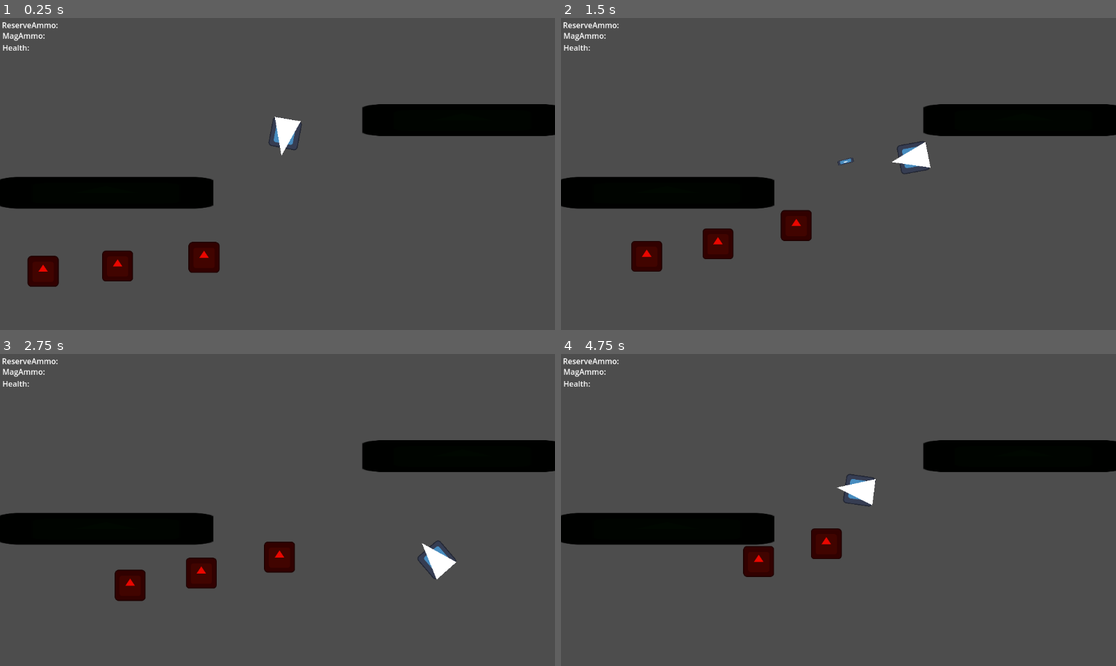
Above: before the commit, frames 1-4 (two rows, left to right).
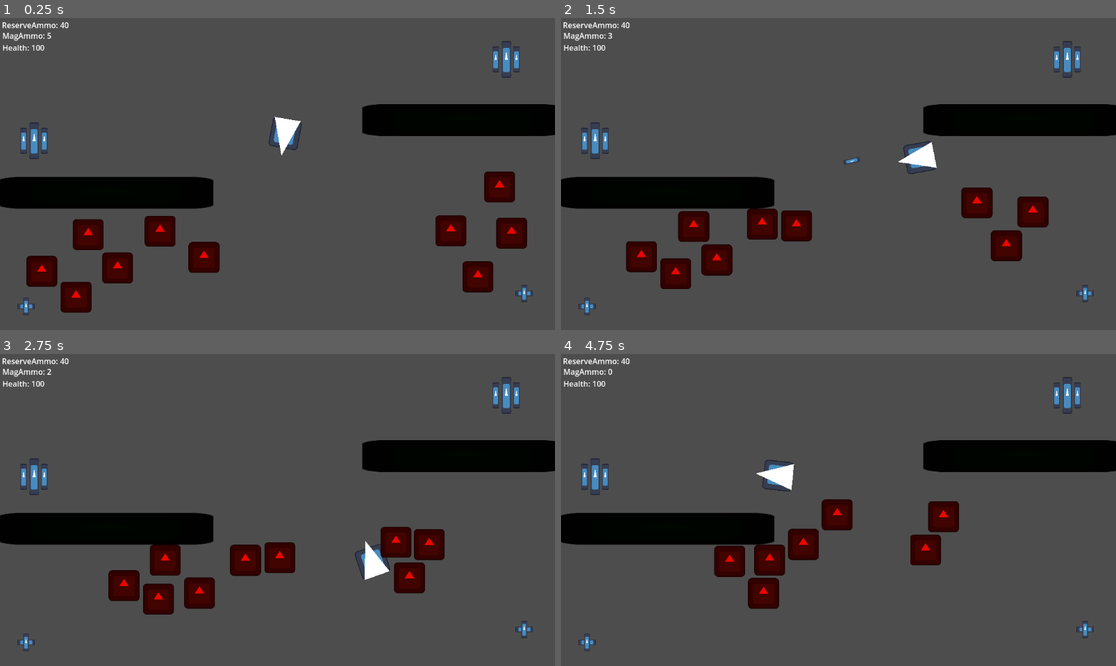
Above: after the commit, the same moments.

Repository: TheWhiteWolf0/Shooter-Game
Game: Godot game, scene res://Scenes/test_scence.tscn
Same seed, same stepped clock (60 frames per second), same inputs: the game is played once before the commit and once after it. This scene is started directly instead of the project's main scene. The engine's default icon, where the game draws it, is replaced by a stand-in: a white triangle on a blue panel in a dark square.
Inputs (mouse positions are in pixels of both pictures, inside the frame that each line leads up to):
- Up to frame 1 (0.25 s): no input
- Up to frame 2 (1.5 s): move the mouse to (960, 158) at 0.52 s; hold D (Right) 0.53-1.28 s; click (960, 158) at 0.6 s; move the mouse to (727, 189) at 1.27 s; hold S (Down) from 1.28 s (still down); click (727, 189) at 1.35 s
- Up to frame 3 (2.75 s): move the mouse to (333, 441) at 2.02 s; release S (Down) at 2.03 s; hold D (Right) from 2.03 s (still down); click (333, 441) at 2.1 s
- Up to frame 4 (4.75 s): move the mouse to (810, 572) at 2.77 s; release D (Right) at 2.78 s; hold W (Up) 2.78-3.53 s; click (810, 572) at 2.85 s; move the mouse to (1005, 556) at 3.52 s; hold A (Left) from 3.53 s (still down); click (1005, 556) at 3.6 s; move the mouse to (672, 463) at 4.27 s; click (672, 463) at 4.35 s

The runs differ from the first frame. In frame 1, 4.6% of the frame differs, in the area x 3-96%, y 1-96%; in frame 2, 5.1%; in frame 3, 5.6%; in frame 4, 5.4%.

Commit message:
HUD works
added global variable Currency for a upgrade system later on

Diff:
--- a/shootergame/GlobalVariables/GloabalVariables.gd
+++ b/shootergame/GlobalVariables/GloabalVariables.gd
@@ -22,3 +22,5 @@
 
 var damage_Overtime:bool = false
 var damage_OT_Fire:float = 0.0
+
+var Currency:int = 0
--- a/shootergame/Scenes/Player.tscn
+++ b/shootergame/Scenes/Player.tscn
@@ -15,7 +15,7 @@
 }]
 
 [sub_resource type="RectangleShape2D" id="RectangleShape2D_hh5uf"]
-size = Vector2(116, 120)
+size = Vector2(73, 64)
 
 [node name="Player" type="CharacterBody2D"]
 script = ExtResource("1_kyqiw")
@@ -24,7 +24,7 @@
 sprite_frames = SubResource("SpriteFrames_hh5uf")
 
 [node name="CollisionShape2D" type="CollisionShape2D" parent="."]
-position = Vector2(0, 1)
+position = Vector2(2.5, -3)
 shape = SubResource("RectangleShape2D_hh5uf")
 
 [node name="Polygon2D" type="Polygon2D" parent="."]
@@ -35,30 +35,3 @@
 
 [node name="ShootingPoint" type="Marker2D" parent="Polygon2D"]
 position = Vector2(-0.0171871, -4.2234)
-
-[node name="CanvasLayer" type="CanvasLayer" parent="."]
-
-[node name="mag_ammo" type="Label" parent="CanvasLayer"]
-offset_left = 5.0
-offset_top = 25.0
-offset_right = 98.0
-offset_bottom = 48.0
-text = "MagAmmo: "
-metadata/_edit_use_anchors_ = true
-
-[node name="reserve_ammo" type="Label" parent="CanvasLayer"]
-offset_left = 4.0
-offset_top = 3.0
-offset_right = 125.0
-offset_bottom = 26.0
-text = "ReserveAmmo: "
-metadata/_edit_use_anchors_ = true
-
-[node name="player_Health" type="Label" parent="CanvasLayer"]
-offset_left = 5.0
-offset_top = 50.0
-offset_right = 65.0
-offset_bottom = 73.0
-text = "Health: "
-horizontal_alignment = 1
-metadata/_edit_use_anchors_ = true
--- a/shootergame/Scenes/enemy(chase).tscn
+++ b/shootergame/Scenes/enemy(chase).tscn
@@ -4,10 +4,10 @@
 [ext_resource type="Texture2D" uid="uid://cararyfg0c133" path="res://Sprite Frames/icon.svg" id="2_5476s"]
 
 [sub_resource type="RectangleShape2D" id="RectangleShape2D_s0lla"]
-size = Vector2(131.629, 133.623)
+size = Vector2(139.606, 137.612)
 
 [sub_resource type="RectangleShape2D" id="RectangleShape2D_d570n"]
-size = Vector2(131.629, 133.623)
+size = Vector2(119.663, 119.663)
 
 [node name="EnemyChase" type="CharacterBody2D"]
 scale = Vector2(0.50141, 0.50141)
@@ -16,8 +16,8 @@
 [node name="NavigationAgent2D" type="NavigationAgent2D" parent="."]
 
 [node name="CollisionShape2D" type="CollisionShape2D" parent="."]
-position = Vector2(2.13973e-06, 0.997192)
-scale = Vector2(1, 1)
+position = Vector2(5.70595e-06, 0.997189)
+scale = Vector2(0.999999, 0.999999)
 shape = SubResource("RectangleShape2D_s0lla")
 
 [node name="Sprite2D" type="Sprite2D" parent="."]
@@ -27,8 +27,8 @@
 [node name="Area2D" type="Area2D" parent="."]
 
 [node name="CollisionShape2D" type="CollisionShape2D" parent="Area2D"]
-position = Vector2(-3.56622e-06, 0.997193)
-scale = Vector2(0.999999, 0.999999)
+position = Vector2(-4.39834e-06, 3.4795e-06)
+scale = Vector2(0.999998, 0.999998)
 shape = SubResource("RectangleShape2D_d570n")
 
 [connection signal="area_entered" from="Area2D" to="." method="_on_area_2d_area_entered"]
--- a/shootergame/Scenes/test_scence.tscn
+++ b/shootergame/Scenes/test_scence.tscn
@@ -1,8 +1,11 @@
-[gd_scene load_steps=6 format=3 uid="uid://6w6x2n5vsuo0"]
+[gd_scene load_steps=9 format=3 uid="uid://6w6x2n5vsuo0"]
 
 [ext_resource type="Texture2D" uid="uid://cararyfg0c133" path="res://Sprite Frames/icon.svg" id="1_qmtu8"]
 [ext_resource type="PackedScene" uid="uid://d2noon1vftiyp" path="res://Scenes/Player.tscn" id="2_el23o"]
 [ext_resource type="PackedScene" uid="uid://1culhx83bl5l" path="res://Scenes/enemy(chase).tscn" id="3_ud2or"]
+[ext_resource type="PackedScene" uid="uid://bjw3uvhgoe0aa" path="res://Scenes/hud.tscn" id="4_ud2or"]
+[ext_resource type="PackedScene" uid="uid://p22sham85u4u" path="res://Scenes/MedKits.tscn" id="5_iph1d"]
+[ext_resource type="PackedScene" uid="uid://bnglv4xn425t0" path="res://Scenes/ammo_pack.tscn" id="6_2n37a"]
 
 [sub_resource type="NavigationPolygon" id="NavigationPolygon_83j0u"]
 vertices = PackedVector2Array(1142.95, 636.023, 9.03125, 638.969, 9.75781, 404.203, 435.32, 404.203, 755.227, 253.203, 1141.18, 253.203, 435.32, 323.359, 1140.04, 10.0313, 1140.79, 172.359, 755.227, 172.359, 10.9609, 13.9609, 10.0078, 323.359)
@@ -49,14 +52,75 @@
 position = Vector2(592, 240)
 scale = Vector2(0.48, 0.48)
 
-[node name="EnemyChase" parent="." node_paths=PackedStringArray("target_to_chase") instance=ExtResource("3_ud2or")]
-position = Vector2(73, 532)
-target_to_chase = NodePath("../Player")
+[node name="HUD" parent="Player" instance=ExtResource("4_ud2or")]
+position = Vector2(-495.833, -79.1667)
+scale = Vector2(2.08333, 2.08333)
 
-[node name="EnemyChase2" parent="." node_paths=PackedStringArray("target_to_chase") instance=ExtResource("3_ud2or")]
-position = Vector2(229, 524)
-target_to_chase = NodePath("../Player")
+[node name="Enemy(Chase)" type="Node2D" parent="."]
+position = Vector2(1054, 355)
+scale = Vector2(0.50141, 0.50141)
 
-[node name="EnemyChase3" parent="." node_paths=PackedStringArray("target_to_chase") instance=ExtResource("3_ud2or")]
-position = Vector2(414, 512)
-target_to_chase = NodePath("../Player")
+[node name="EnemyChase" parent="Enemy(Chase)" node_paths=PackedStringArray("target_to_chase") instance=ExtResource("3_ud2or")]
+position = Vector2(-1956.48, 353.005)
+scale = Vector2(1, 1)
+target_to_chase = NodePath("../../Player")
+
+[node name="EnemyChase2" parent="Enemy(Chase)" node_paths=PackedStringArray("target_to_chase") instance=ExtResource("3_ud2or")]
+position = Vector2(-1645.36, 337.049)
+scale = Vector2(1, 1)
+target_to_chase = NodePath("../../Player")
+
+[node name="EnemyChase3" parent="Enemy(Chase)" node_paths=PackedStringArray("target_to_chase") instance=ExtResource("3_ud2or")]
+position = Vector2(-1276.4, 313.117)
+scale = Vector2(1, 1)
+target_to_chase = NodePath("../../Player")
+
+[node name="EnemyChase4" parent="Enemy(Chase)" node_paths=PackedStringArray("target_to_chase") instance=ExtResource("3_ud2or")]
+position = Vector2(-1771.01, 195.449)
+scale = Vector2(1, 1)
+target_to_chase = NodePath("../../Player")
+
+[node name="EnemyChase5" parent="Enemy(Chase)" node_paths=PackedStringArray("target_to_chase") instance=ExtResource("3_ud2or")]
+position = Vector2(-1471.85, 187.471)
+scale = Vector2(1, 1)
+target_to_chase = NodePath("../../Player")
+
+[node name="EnemyChase6" parent="Enemy(Chase)" node_paths=PackedStringArray("target_to_chase") instance=ExtResource("3_ud2or")]
+position = Vector2(-1818.87, 466.684)
+scale = Vector2(1, 1)
+target_to_chase = NodePath("../../Player")
+
+[node name="EnemyChase7" parent="Enemy(Chase)" node_paths=PackedStringArray("target_to_chase") instance=ExtResource("3_ud2or")]
+position = Vector2(-95.7301, 384.914)
+scale = Vector2(1, 1)
+target_to_chase = NodePath("../../Player")
+
+[node name="EnemyChase8" parent="Enemy(Chase)" node_paths=PackedStringArray("target_to_chase") instance=ExtResource("3_ud2or")]
+position = Vector2(47.865, 197.443)
+scale = Vector2(1, 1)
+target_to_chase = NodePath("../../Player")
+
+[node name="EnemyChase9" parent="Enemy(Chase)" node_paths=PackedStringArray("target_to_chase") instance=ExtResource("3_ud2or")]
+position = Vector2(-205.421, 191.46)
+scale = Vector2(1, 1)
+target_to_chase = NodePath("../../Player")
+
+[node name="EnemyChase10" parent="Enemy(Chase)" node_paths=PackedStringArray("target_to_chase") instance=ExtResource("3_ud2or")]
+scale = Vector2(1, 1)
+target_to_chase = NodePath("../../Player")
+
+[node name="HealthPacks" type="Node2D" parent="."]
+
+[node name="MedKit" parent="HealthPacks" instance=ExtResource("5_iph1d")]
+position = Vector2(1088, 572)
+
+[node name="MedKit2" parent="HealthPacks" instance=ExtResource("5_iph1d")]
+position = Vector2(54, 599)
+
+[node name="AmmoPacks" type="Node2D" parent="."]
+
+[node name="AmmoPack" parent="AmmoPacks" instance=ExtResource("6_2n37a")]
+position = Vector2(1051, 86)
+
+[node name="AmmoPack2" parent="AmmoPacks" instance=ExtResource("6_2n37a")]
+position = Vector2(71, 255)
--- a/shootergame/Scripts/Enemy(Chase).gd
+++ b/shootergame/Scripts/Enemy(Chase).gd
@@ -32,10 +32,6 @@
 	velocity = global_position.direction_to(navigation_agent_2d.get_next_path_position()) * SPEED
 	move_and_slide()
 
-
-
-
-
 func _on_area_2d_area_entered(area: Area2D) -> void:
 	print("Hmmm")
 	queue_free()
--- a/shootergame/Scripts/Player_Script.gd
+++ b/shootergame/Scripts/Player_Script.gd
@@ -41,10 +41,6 @@
 	move_and_slide()
 	player_weapon()
 
-#	$"../CanvasLayer/reserve_ammo".text = "ReserveAmmo: " + str(GlobalVariables.reserve_ammo)
-#	$"../CanvasLayer/mag_ammo".text = "MagAmmo: " + str(GlobalVariables.mag_ammo)
-#	$"../CanvasLayer/player_Health".text = "Health: " + str(GlobalVariables.player_Health)
-
 func fire():
 	var bullet_instance = bullet.instantiate()
 	bullet_instance.global_position = shooting_point.global_position
--- a/shootergame/Scripts/hud.gd
+++ b/shootergame/Scripts/hud.gd
@@ -8,3 +8,8 @@
 
 
 extends Node2D
+
+func _physics_process(delta: float) -> void:
+	$CanvasLayer/reserve_ammo.text = "ReserveAmmo: " + str(GlobalVariables.reserve_ammo)
+	$CanvasLayer/mag_ammo.text = "MagAmmo: " + str(GlobalVariables.mag_ammo)
+	$CanvasLayer/player_Health.text = "Health: " + str(GlobalVariables.player_Health)
